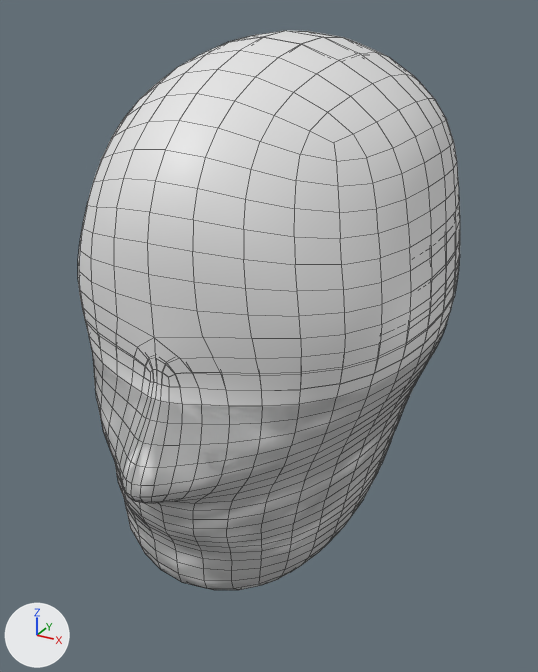
One commit to the Blender file Assets/Models/Swan Model/ninja.blend: the scene before it, then after it.
Rendered twice from a 50 mm lens placed at (0.671, -1.434, 7.689), pointed at (-0.009, -0.199, 7.071). The axes (+X, +Y, +Z) are drawn at lower left. The lights are the same throughout. Mesh edges are drawn as thin lines.
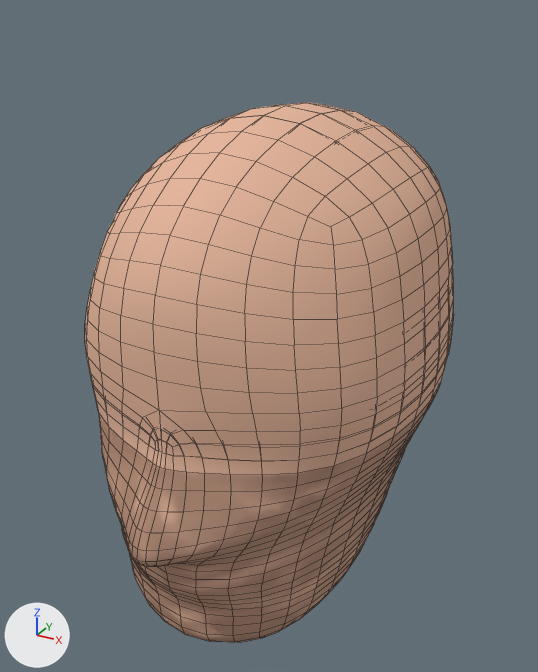
Changed parts and their boxes (x1, y1, x2, y2) in the pictures (538 x 672 px):
'Cube', recoloured, moved (grey to beige): before (78, 30, 460, 590); after (85, 102, 454, 642)

Patch to the scene script:
```diff
--- a/Assets/Models/Swan Model/ninja.blend.py
+++ b/Assets/Models/Swan Model/ninja.blend.py
@@ mat_skin @@
+mat_skin = diffuse_material('Skin')
+mat_skin.base_color = (0.787, 0.475, 0.342)  # beige #e5b79e
@@ me_cube_003 @@
 me_cube_003.from_pydata(...)  # 93 vertices, 74 faces; spans x 0.0..0.87, y -1.4..1.34, z -1.4..1.34
+me_cube_003.materials.append(mat_skin)  # beige #e5b79e
@@ ob_cube @@
 ob_cube = bpy.data.objects.new('Cube', me_cube_003)
-ob_cube.location = (-0.001, -0.162, 7.197)
+ob_cube.location = (-0.001, -0.162, 7.067)
 ob_cube.scale = (0.408, 0.408, 0.408)
```
